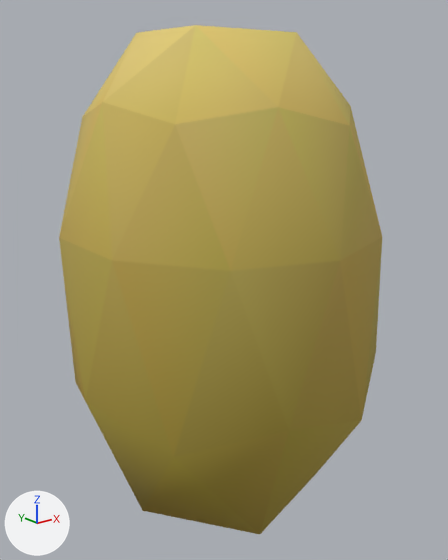
The glTF model Assets/bk_assets/collectibles/foret_broceliande/collectible_bk_foret_broceliande_0000.glb: old version first, new version second.
Before and after are seen from a camera (50 mm lens) standing at (-0.287, -0.361, 0.255) and looking at (0.003, 0.0, 0.11). The axes (+X, +Y, +Z) are drawn at lower left. The lights are the same throughout. The first picture is the older version. Vertices at exactly the same position are counted once.

Names of what the first picture shows: 'collectible_bk_000'.
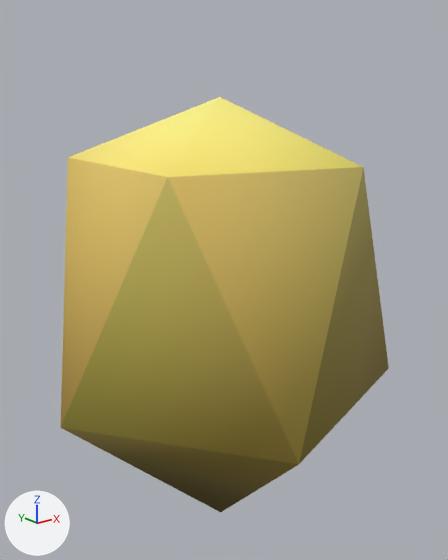
Boxes [x1, y1, x2, y2] around the edits, measured in the pictures (448 x 560 px):
'collectible_bk_000', reshaped (18% shorter)
    before: [59, 25, 382, 534]
    after: [60, 97, 389, 512]

The change in detail:
me_icosphere is used by ob_collectible_bk_000; location (0.0, 0.0, 0.0).
me_icosphere had 42 vertices, 80 faces and spanned x -0.12..0.126, y -0.117..0.121, z -0.11..0.29.
me_icosphere now has 12 vertices, 20 faces and spans x -0.14..0.111, y -0.132..0.132, z -0.103..0.247.
me_icosphere part 1: the whole mesh is rebuilt.
